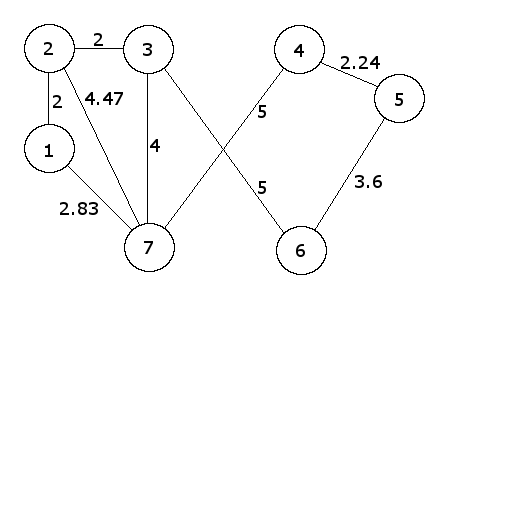
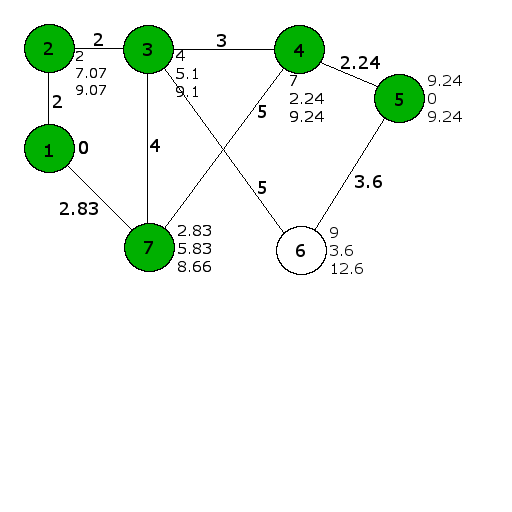
Revision of a layered 512px x 512px image; what changed, layer by layer:
added layer "a5" above "a4" over box(76, 50, 462, 272)
added layer "a4" above "a3" over box(76, 50, 363, 274)
painted on "EdgeWeights" over box(85, 34, 226, 105)
painted on "Edges" over box(64, 49, 274, 226)
painted on "Vertices" over box(25, 25, 424, 271)
